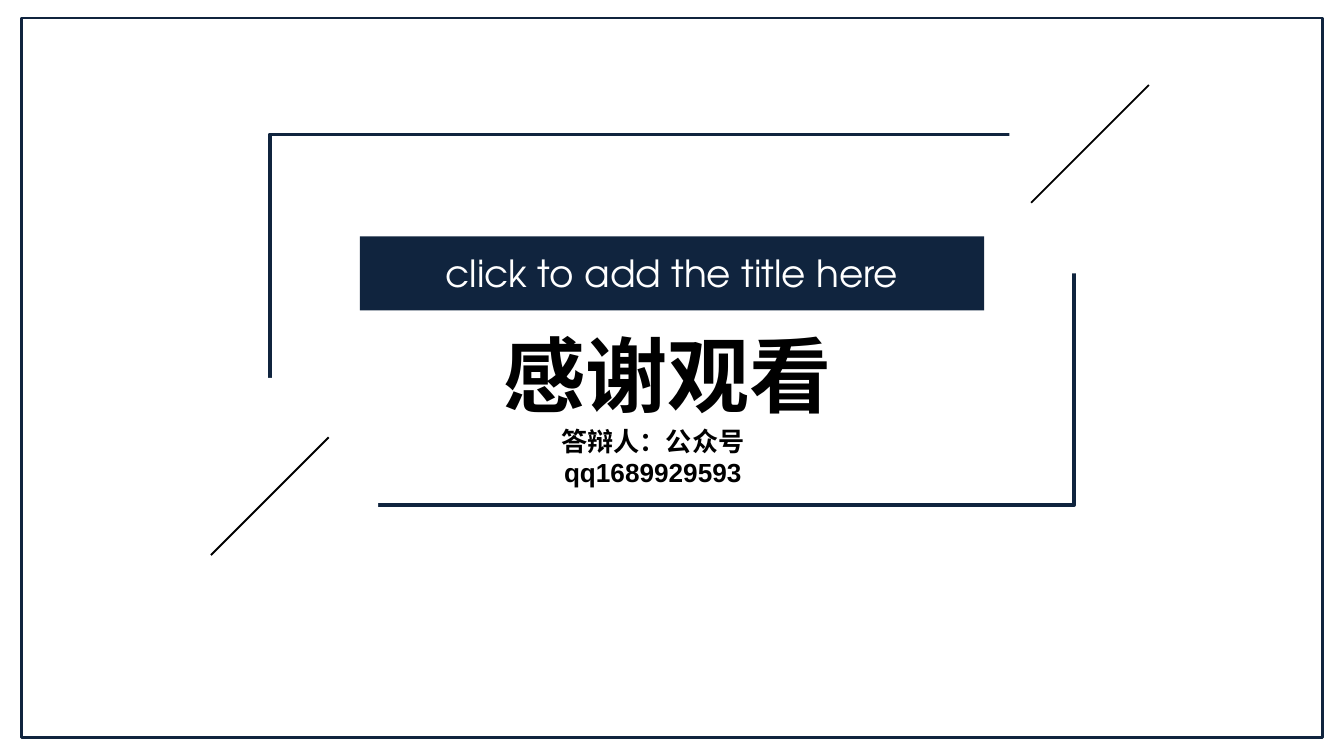
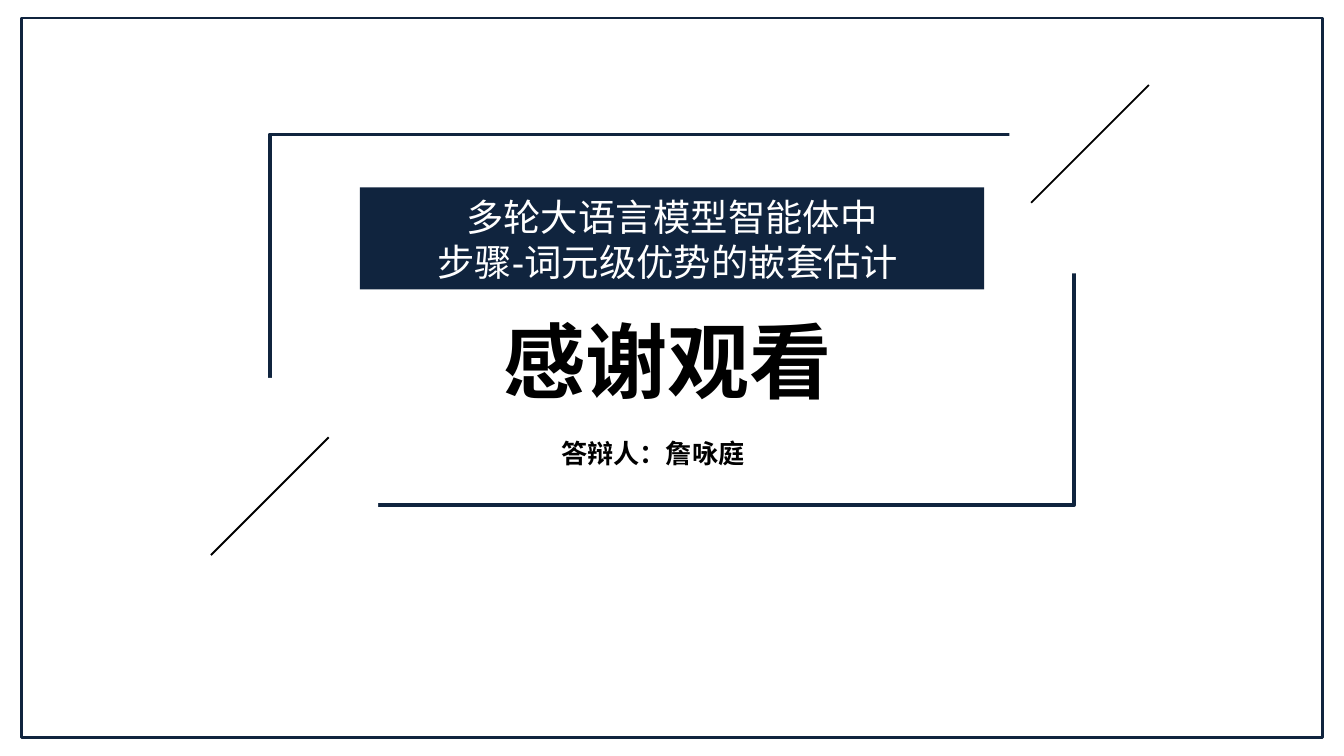
Before and after one commit to Labbbbbbbbb/Notes, a slide deck: slide 14 of NEST/zyt开题答辩.pptx (slide 21 before the commit). Drawn at 1344x756 pixels with LibreOffice and Linux fonts; fonts in the diff are those of the drawing. Boxes give left, top, right and bottom in pixels: in the first picture for what was removed or moved away, otherwise in the second. Text is boxed around its words. In the diff, an @@ line names an element or a change of style, - is before the commit and + after.

```diff
--- a/NEST/zyt开题答辩.pptx
+++ b/NEST/zyt开题答辩.pptx
@@ rectangle: place and size @@
-rectangle at bbox=[360, 237, 985, 310]
+rectangle at bbox=[360, 188, 985, 290]
@@ text at bbox=[437, 199, 898, 279]: text changed; font TeX Gyre Adventor to Arial @@
-click to add the title here
+多轮大语言模型智能体中
+步骤-词元级优势的嵌套估计
@@ text "感谢观看": place and size @@
-text "感谢观看" at bbox=[503, 336, 831, 414]
+text "感谢观看" at bbox=[503, 322, 831, 400]
@@ text at bbox=[561, 440, 744, 466]: text changed @@
-答辩人：公众号qq1689929593
+答辩人：詹咏庭
```
Also in this commit, not shown: 1 other slide changed, 12 slides added, 19 slides removed, 10 other files.
